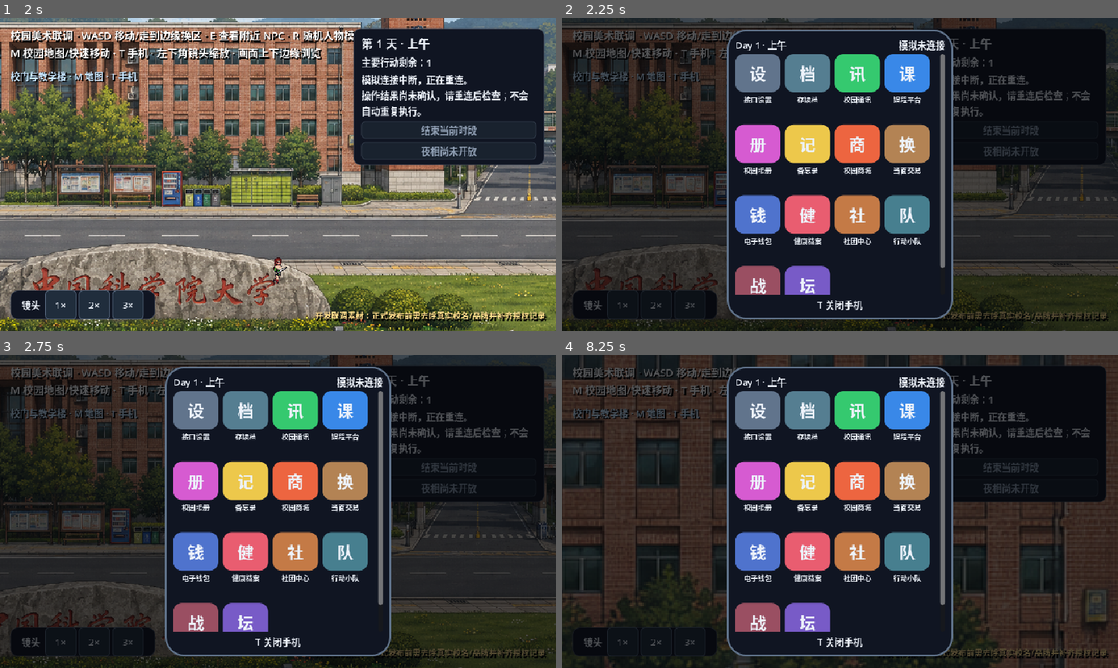
Above: before the commit, frames 1-4 (two rows, left to right).
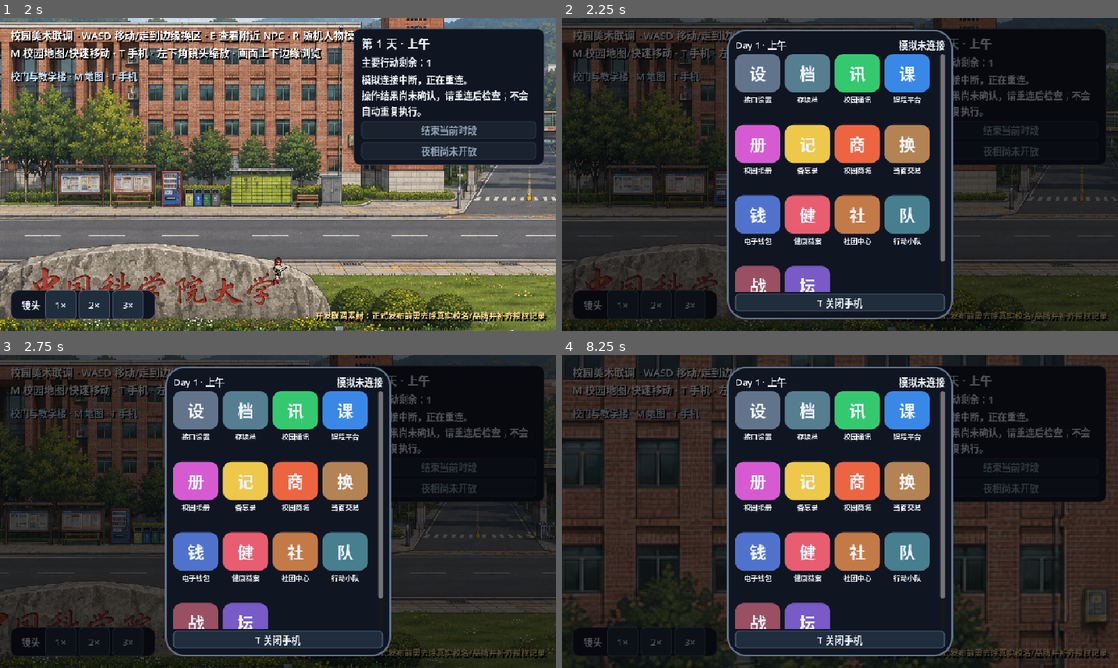
Above: after the commit, the same moments.

Repository: snappy716/LLM-simulate-society
Game: Godot game, scene res://scenes/campus/campus_collab_test.tscn
Two runs of this game, one before a commit and one after it. Both use one fixed random seed, a clock stepped at 60 frames per second and the inputs below.
Inputs (mouse positions are in pixels of both pictures, inside the frame that each line leads up to):
- Up to frame 1 (2 s): move the mouse to (400, 158) at 0.52 s; hold D (move_right) 0.53-1.28 s; hold E (interact_npc) 0.53-1.28 s; move the mouse to (166, 190) at 1.27 s; hold S (move_down) from 1.28 s (still down); tap R (randomize_outfit) at 1.35 s
- Up to frame 2 (2.25 s): move the mouse to (895, 105) at 2.02 s; release S (move_down) at 2.03 s; hold D (move_right) from 2.03 s (still down); hold T (toggle_phone) from 2.03 s (still down)
- Up to frame 3 (2.75 s): keep holding D (move_right); keep holding T (toggle_phone)
- Up to frame 4 (8.25 s): release D (move_right) at 2.75 s; release T (toggle_phone) at 2.75 s; click "设" at 2.75 s; click "关闭 Esc" at 3.5 s; click "1×" at 4.25 s; click "2×" at 5 s; click "3×" at 5.75 s; tap Enter at 6.5 s; move the mouse to (812, 574) at 6.52 s; hold W (move_up) 6.53-7.28 s; tap E (interact_npc) at 6.6 s; move the mouse to (1006, 558) at 7.27 s; hold R (randomize_outfit) 7.28-8.03 s; hold A (move_left) from 7.28 s (still down); move the mouse to (673, 464) at 8.02 s; tap T (toggle_phone) at 8.1 s

Frame 1 is identical in both runs. In frame 2, 2.2% of the frame differs, in the area x 31-69%, y 77-94%; in frame 3, 2.2%; in frame 4, 2.2%.

Commit message:
Make campus phone forms scrollable and clarify action availability

Diff:
--- a/game/scripts/ui/campus_inventory_panel.gd
+++ b/game/scripts/ui/campus_inventory_panel.gd
@@ -175,7 +175,9 @@
 	lines.append(unavailable)
 	detail.text = "\n".join(lines)
 	submit.disabled = _pending or item_id.is_empty() or not unavailable.is_empty()
+	submit.tooltip_text = "正在处理，请等待结果。" if _pending else ("请先选择物品。" if item_id.is_empty() else unavailable)
 	travel.disabled = _next_passage.is_empty() or bool(economy.get("battle_locked", false))
+	travel.tooltip_text = "战斗中不能前往柜台。" if bool(economy.get("battle_locked", false)) else ("已到柜台，或当前没有可通行路线。" if _next_passage.is_empty() else "沿合法道路前往下一段；不远程收货。")
 	submit.text = "处理中…" if _pending else "确认%s" % ACTIONS[action_picker.selected][1]
 
 
--- a/game/scripts/ui/campus_npc_inspector_ui.gd
+++ b/game/scripts/ui/campus_npc_inspector_ui.gd
@@ -33,44 +33,7 @@
 	"psychology_counselor": "心理咨询师",
 }
 
-const ACTIVITY_NAMES := {
-	"ORIENTATION_OR_CLASS": "报到或上课",
-	"RESEARCH": "研究",
-	"TEACH": "授课",
-	"COURSEWORK": "完成课程任务",
-	"CLUB_ACTIVITY": "参加社团活动",
-	"CAMPUS_EXPLORATION": "熟悉校园",
-	"READ_OR_SOCIALIZE": "阅读或社交",
-	"PERSONAL_ACTIVITY": "处理个人事务",
-	"WORK": "工作",
-	"PATROL": "巡逻",
-	"REST": "休息",
-	"ADMINISTRATION_SHIFT": "处理行政事务",
-	"ASSIST_RESEARCH_OR_TEACHING": "协助研究或教学",
-	"ATTEND_CLASS": "上课",
-	"CAMPUS_SERVICE_SHIFT": "校园服务值班",
-	"CASE_NOTES": "整理咨询记录",
-	"CLUB_OR_PERSONAL_ACTIVITY": "参加社团或个人活动",
-	"CLUB_OR_SELF_STUDY": "参加社团或自习",
-	"COUNSELING_SHIFT": "心理咨询值班",
-	"LAB_OR_SEMINAR": "实验或研讨",
-	"LIBRARY_SHIFT": "图书馆值班",
-	"LITERATURE_REVIEW": "阅读文献",
-	"MAINTENANCE_SHIFT": "校园维修值班",
-	"MEDICAL_SHIFT": "医疗值班",
-	"NIGHT_SECURITY_SHIFT": "夜间安保值班",
-	"ON_CALL_MAINTENANCE": "维修待命",
-	"ON_CALL_MEDICAL_SHIFT": "医疗待命",
-	"ON_CALL_SUPPORT": "值班待命",
-	"OPTIONAL_RESEARCH": "自主研究",
-	"PREPARE_MATERIALS": "准备教学材料",
-	"PREPARE_OR_REVIEW": "备课或复盘",
-	"RESEARCH_OR_OFFICE_HOURS": "研究或答疑",
-	"SECURITY_PATROL": "校园巡逻",
-	"SELF_STUDY": "自习",
-	"SOCIAL_OR_SELF_STUDY": "社交或自习",
-	"TEACH_CLASS": "授课",
-}
+const ACTIVITY_NAMES = preload("res://scripts/ui/campus_ui_text.gd").ACTIVITY_NAMES
 
 const DIALOGUE_INTENTS := [
 	{"id": "small_talk", "name": "随口交谈"},
--- a/game/scripts/ui/campus_phone_ui.gd
+++ b/game/scripts/ui/campus_phone_ui.gd
@@ -1,4 +1,6 @@
 extends CanvasLayer
+
+const UI_TEXT = preload("res://scripts/ui/campus_ui_text.gd")
 
 const APPS := [
 	{"id": "settings", "name": "接口设置", "icon": "设", "color": Color("61748c")},
@@ -20,6 +22,9 @@
 var _overlay: ColorRect
 var _home: Control
 var _app_page: VBoxContainer
+var _app_scroll: ScrollContainer
+var _back_button: Button
+var _close_button: Button
 var _app_title: Label
 var _content: RichTextLabel
 var _inventory_root: VBoxContainer
@@ -102,6 +107,7 @@
 	process_mode = Node.PROCESS_MODE_ALWAYS
 	add_to_group("campus_phone_ui")
 	_build_ui()
+	call_deferred("_prepare_readable_forms", _app_page)
 	SimulationBridge.connection_state_changed.connect(_refresh_connection)
 	_refresh_connection(SimulationBridge.connected, "")
 	SimulationBridge.campus_snapshot_updated.connect(_on_campus_snapshot_updated)
@@ -173,9 +179,10 @@
 	_app_page.set_anchors_and_offsets_preset(Control.PRESET_FULL_RECT)
 	_app_page.visible = false
 	pages.add_child(_app_page)
-	var hint := Label.new()
+	var hint := Button.new()
+	_close_button = hint
 	hint.text = "T 关闭手机"
-	hint.horizontal_alignment = HORIZONTAL_ALIGNMENT_CENTER
+	hint.pressed.connect(_set_open.bind(false))
 	column.add_child(hint)
 
 
@@ -210,6 +217,7 @@
 	var page := VBoxContainer.new()
 	var nav := HBoxContainer.new()
 	var back := Button.new()
+	_back_button = back
 	back.text = "‹ 返回"
 	back.pressed.connect(_show_home)
 	nav.add_child(back)
@@ -219,44 +227,52 @@
 	_app_title.add_theme_font_size_override("font_size", 22)
 	nav.add_child(_app_title)
 	page.add_child(nav)
+	_app_scroll = ScrollContainer.new()
+	_app_scroll.horizontal_scroll_mode = ScrollContainer.SCROLL_MODE_DISABLED
+	_app_scroll.size_flags_vertical = Control.SIZE_EXPAND_FILL
+	_app_scroll.follow_focus = true
+	page.add_child(_app_scroll)
+	var body := VBoxContainer.new()
+	body.size_flags_horizontal = Control.SIZE_EXPAND_FILL
+	_app_scroll.add_child(body)
 	_content = RichTextLabel.new()
 	_content.bbcode_enabled = true
 	_content.fit_content = false
 	_content.size_flags_vertical = Control.SIZE_EXPAND_FILL
 	_content.add_theme_font_size_override("normal_font_size", 15)
-	page.add_child(_content)
+	body.add_child(_content)
 	_inventory_root = preload("res://scripts/ui/campus_inventory_panel.gd").new()
 	_inventory_root.visible = false
-	page.add_child(_inventory_root)
+	body.add_child(_inventory_root)
 	_trade_root = preload("res://scripts/ui/campus_trade_panel.gd").new()
 	_trade_root.visible = false
-	page.add_child(_trade_root)
+	body.add_child(_trade_root)
 	_health_root = preload("res://scripts/ui/campus_health_panel.gd").new()
 	_health_root.visible = false
-	page.add_child(_health_root)
+	body.add_child(_health_root)
 	_save_root = preload("res://scripts/ui/campus_save_panel.gd").new()
 	_save_root.visible = false
-	page.add_child(_save_root)
+	body.add_child(_save_root)
 	_forum_root = _build_forum_page()
 	_forum_root.visible = false
 	_forum_root.size_flags_vertical = Control.SIZE_EXPAND_FILL
-	page.add_child(_forum_root)
+	body.add_child(_forum_root)
 	_club_root = _build_club_page()
 	_club_root.visible = false
 	_club_root.size_flags_vertical = Control.SIZE_EXPAND_FILL
-	page.add_child(_club_root)
+	body.add_child(_club_root)
 	_party_root = _build_party_page()
 	_party_root.visible = false
 	_party_root.size_flags_vertical = Control.SIZE_EXPAND_FILL
-	page.add_child(_party_root)
+	body.add_child(_party_root)
 	_combat_root = _build_combat_page()
 	_combat_root.visible = false
 	_combat_root.size_flags_vertical = Control.SIZE_EXPAND_FILL
-	page.add_child(_combat_root)
+	body.add_child(_combat_root)
 	_message_root = _build_message_page()
 	_message_root.visible = false
 	_message_root.size_flags_vertical = Control.SIZE_EXPAND_FILL
-	page.add_child(_message_root)
+	body.add_child(_message_root)
 	return page
 
 
@@ -592,6 +608,7 @@
 
 
 func _open_app(app_id: String, app_name: String) -> void:
+	_app_scroll.scroll_vertical = 0
 	if app_id == "settings":
 		_set_open(false)
 		InterfaceSettings.open_settings()
@@ -654,14 +671,14 @@
 	var place: Dictionary = (campus.get("places", {}) as Dictionary).get(place_id, {})
 	if app_id == "courses":
 		var plan: Dictionary = player.get("current_plan", {})
-		return "[b]第 %d 天 · %s[/b]\n当前计划：%s\n地点：%s\n主要行动剩余：%d\n\n[ …(140 unchanged characters)… String(clock.get("phase", "morning"))), plan.get("activity_id", "自由安排"), plan.get("location_id", "未安排"), int((player.get("action_budge …(95 unchanged characters)…
+		return "[b]第 %d 天 · %s[/b]\n当前计划：%s\n地点：%s\n主要行动剩余：%d\n\n[ …(140 unchanged characters)… String(clock.get("phase", "morning"))), UI_TEXT.activity_name(String(plan.get("activity_id", ""))), (campus.get("places", {}) as Dictionary).get(String(plan.get("location_id", "")), {}).get("name", "未安排"), int((player.get("action_budge …(95 unchanged characters)…
 	if app_id == "album":
 		var presentation := get_node("/root/CampusPresentation")
 		var current_map: Dictionary = presentation.call("get_map")
 		return "[b]当前场景[/b]\n%s\n\n已接入校园正式候选场景：%d 张。\n按 M 可查看和切换校园区域。" % [current_map.get("name", "未知"), (presentation.call("all_maps") as Array).size()]
 	if app_id == "notes":
 		var activity: Dictionary = player.get("current_activity", {})
-		return "[b]当前位置[/b]\n%s\n\n[b]最近活动[/b]\n%s\n%s" % [place.get("name", place_id), activity.get("activity_id", "暂无"), activity.get("result", "")]
+		return "[b]当前位置[/b]\n%s\n\n[b]最近活动[/b]\n%s\n%s" % [place.get("name", place_id), UI_TEXT.activity_name(String(activity.get("activity_id", ""))), UI_TEXT.activity_status(String(activity.get("status", "")))]
 	if app_id == "wallet":
 		return "[b]账户概览[/b]\n\n校园生活资金：%d 元\n\n余额与活动、购物使用同一账户。\n打开校园商城可查看背包、到店交易或操作物品。" % int(player.get("wealth", 0))
 	if app_id == "health":
@@ -1842,6 +1859,17 @@
 	_content.visible = true
 
 
+func _prepare_readable_forms(node: Node) -> void:
+	# Keep narrative/formation information readable instead of shrinking it to zero.
+	if node is RichTextLabel and not node.fit_content and node.custom_minimum_size.y == 0:
+		node.custom_minimum_size.y = 160
+	if node is OptionButton:
+		node.fit_to_longest_item = false
+		node.clip_text = true
+	for child in node.get_children():
+		_prepare_readable_forms(child)
+
+
 func _set_open(value: bool) -> void:
 	if value:
 		for group_name in ["campus_map_ui", "campus_npc_inspector_ui"]:
--- a/game/scripts/ui/campus_save_panel.gd
+++ b/game/scripts/ui/campus_save_panel.gd
@@ -73,6 +73,10 @@
 	load_button.disabled = _pending or not bool(current.get("exists", false))
 	backup_button.disabled = _pending or not bool(backup.get("exists", false))
 	refresh_button.disabled = _pending
+	save_button.tooltip_text = "正在处理，请等待结果。" if _pending else ("请先刷新存档槽。" if selected.is_empty() else "保存整个校园状态；不保存 API 密钥。")
+	load_button.tooltip_text = "正在处理，请等待结果。" if _pending else ("此槽没有存档。" if not bool(current.get("exists", false)) else "读取前会再次确认，当前未保存进度将被替换。")
+	backup_button.tooltip_text = "正在处理，请等待结果。" if _pending else ("此槽没有上一份备份。" if not bool(backup.get("exists", false)) else "读取前会再次确认。")
+	refresh_button.tooltip_text = "正在处理，请等待结果。" if _pending else "重新查询存档槽，不改变当前世界。"
 
 
 func _prepare(operation: String, backup: bool) -> void:
--- a/game/scripts/ui/campus_trade_panel.gd
+++ b/game/scripts/ui/campus_trade_panel.gd
@@ -129,6 +129,7 @@
 		if offer.offer_id == old_offer:
 			offer_picker.select(index)
 	propose.disabled = _pending or target_picker.item_count == 0 or bool(economy.get("battle_locked", false))
+	propose.tooltip_text = "正在处理，请等待结果。" if _pending else ("战斗中不能进行生活交易。" if bool(economy.get("battle_locked", false)) else ("同一地点暂无交易对象。" if target_picker.item_count == 0 else "提出报价不立即扣款；对方可以拒绝。"))
 	_refresh_offer()
 
 
@@ -139,6 +140,9 @@
 	decline.text = "拒绝" if incoming else "撤销"
 	respond.disabled = _pending or offer.get("status") != "pending" or (incoming and not bool(offer.get("can_accept", false)))
 	decline.disabled = _pending or offer.get("status") != "pending"
+	var blocked := "正在处理，请等待结果。" if _pending else ("没有待回应报价。" if offer.get("status") != "pending" else "")
+	respond.tooltip_text = blocked if not blocked.is_empty() else String(offer.get("unavailable_reason", ""))
+	decline.tooltip_text = blocked
 	var economy: Dictionary = SimulationBridge.campus_snapshot.get("economy", {})
 	var lines := PackedStringArray(["余额：%d 元" % int(economy.get("balance", 0))])
 	if not offer.is_empty():
--- /dev/null
+++ b/game/scripts/ui/campus_ui_text.gd
@@ -0,0 +1,48 @@
+extends RefCounted
+
+const ACTIVITY_NAMES := {
+	"ORIENTATION_OR_CLASS": "报到或上课",
+	"RESEARCH": "研究",
+	"TEACH": "授课",
+	"COURSEWORK": "完成课程任务",
+	"CLUB_ACTIVITY": "参加社团活动",
+	"CAMPUS_EXPLORATION": "熟悉校园",
+	"READ_OR_SOCIALIZE": "阅读或社交",
+	"PERSONAL_ACTIVITY": "处理个人事务",
+	"WORK": "工作",
+	"PATROL": "巡逻",
+	"REST": "休息",
+	"ADMINISTRATION_SHIFT": "处理行政事务",
+	"ASSIST_RESEARCH_OR_TEACHING": "协助研究或教学",
+	"ATTEND_CLASS": "上课",
+	"CAMPUS_SERVICE_SHIFT": "校园服务值班",
+	"CASE_NOTES": "整理咨询记录",
+	"CLUB_OR_PERSONAL_ACTIVITY": "参加社团或个人活动",
+	"CLUB_OR_SELF_STUDY": "参加社团或自习",
+	"COUNSELING_SHIFT": "心理咨询值班",
+	"LAB_OR_SEMINAR": "实验或研讨",
+	"LIBRARY_SHIFT": "图书馆值班",
+	"LITERATURE_REVIEW": "阅读文献",
+	"MAINTENANCE_SHIFT": "校园维修值班",
+	"MEDICAL_SHIFT": "医疗值班",
+	"NIGHT_SECURITY_SHIFT": "夜间安保值班",
+	"ON_CALL_MAINTENANCE": "维修待命",
+	"ON_CALL_MEDICAL_SHIFT": "医疗待命",
+	"ON_CALL_SUPPORT": "值班待命",
+	"OPTIONAL_RESEARCH": "自主研究",
+	"PREPARE_MATERIALS": "准备教学材料",
+	"PREPARE_OR_REVIEW": "备课或复盘",
+	"RESEARCH_OR_OFFICE_HOURS": "研究或答疑",
+	"SECURITY_PATROL": "校园巡逻",
+	"SELF_STUDY": "自习",
+	"SOCIAL_OR_SELF_STUDY": "社交或自习",
+	"TEACH_CLASS": "授课",
+}
+
+
+static func activity_name(activity_id: String) -> String:
+	return String(ACTIVITY_NAMES.get(activity_id, "其他活动")) if not activity_id.is_empty() else "暂无活动"
+
+
+static func activity_status(status: String) -> String:
+	return String({"completed": "已完成", "blocked": "未能完成"}.get(status, "尚无结果"))
--- /dev/null
+++ b/game/tools/test_campus_phone_layout.gd
@@ -0,0 +1,66 @@
+extends SceneTree
+
+
+func _initialize() -> void:
+	call_deferred("_run")
+
+
+func _run() -> void:
+	create_timer(90).timeout.connect(func():
+		if not "--keep-open" in OS.get_cmdline_user_args():
+			push_error("phone layout timeout")
+			quit(1)
+	)
+	var bridge := root.get_node("SimulationBridge")
+	for _attempt in range(200):
+		if not (bridge.get("campus_snapshot") as Dictionary).is_empty():
+			break
+		await create_timer(0.05).timeout
+	assert(not (bridge.get("campus_snapshot") as Dictionary).is_empty())
+	change_scene_to_file("res://scenes/campus/campus_collab_test.tscn")
+	await process_frame
+	await process_frame
+	var phone := current_scene.get_node("CampusPhoneUI")
+	var scroll := phone.get("_app_scroll") as ScrollContainer
+	var back := phone.get("_back_button") as Button
+	var close := phone.get("_close_button") as Button
+	var budget: Dictionary = bridge.get("campus_snapshot").player.action_budget.duplicate(true)
+	for window_size in [Vector2i(960, 540), Vector2i(1280, 720), Vector2i(1920, 1080)]:
+		root.size = window_size
+		phone.call("_set_open", true)
+		for app in ["saves", "messages", "courses", "album", "notes", "market", "trade", "wallet", "health", "clubs", "party", "combat", "forums"]:
+			phone.call("_open_app", app, app)
+			if app == "saves":
+				await bridge.campus_persistence_completed
+			for _frame in range(8):
+				await process_frame
+			var viewport := close.get_viewport_rect()
+			assert(viewport.encloses(back.get_global_rect()), "back cropped: " + app)
+			assert(viewport.encloses(close.get_global_rect()), "close cropped: " + app)
+			assert(viewport.encloses(scroll.get_global_rect()), "body cropped: " + app)
+			assert(scroll.get_h_scroll_bar().max_value <= scroll.size.x + 1, "horizontal overflow: " + app)
+			if app == "combat":
+				assert((phone.get("_combat_formation_detail") as Control).size.y >= 160)
+				assert(scroll.get_v_scroll_bar().max_value > scroll.size.y)
+			if app == "courses":
+				assert(not (phone.get("_content") as RichTextLabel).text.contains("ORIENTATION_OR_CLASS"))
+			scroll.scroll_vertical = 10000
+			await process_frame
+			assert(viewport.encloses(back.get_global_rect()))
+			assert(viewport.encloses(close.get_global_rect()))
+			back.pressed.emit()
+			assert((phone.get("_home") as Control).visible and paused)
+		close.pressed.emit()
+		assert(not phone.call("is_open") and not paused)
+	phone.call("_set_open", true)
+	phone.call("_open_app", "settings", "接口设置")
+	assert(root.get_node("InterfaceSettings").call("is_open"))
+	root.get_node("InterfaceSettings").call("_close")
+	assert(not paused)
+	assert(bridge.get("campus_snapshot").player.action_budget == budget)
+	root.size = Vector2i(1280, 720)
+	phone.call("_set_open", true)
+	phone.call("_open_app", "combat", "夜战部署")
+	print("CAMPUS_PHONE_LAYOUT_OK fourteen_apps three_sizes fixed_navigation readable_forms no_action_cost")
+	if not "--keep-open" in OS.get_cmdline_user_args():
+		quit(0)
Not shown, added: game/scripts/ui/campus_ui_text.gd.uid
Not shown, added: game/tools/test_campus_phone_layout.gd.uid
Not shown, changed: design/IMPLEMENTATION_ROADMAP.md
Not shown, changed: design/UI_FOUNDATION.md
Not shown, changed: production/VERIFICATION.md
Not shown, changed: tests/test_campus_ui_theme.py
